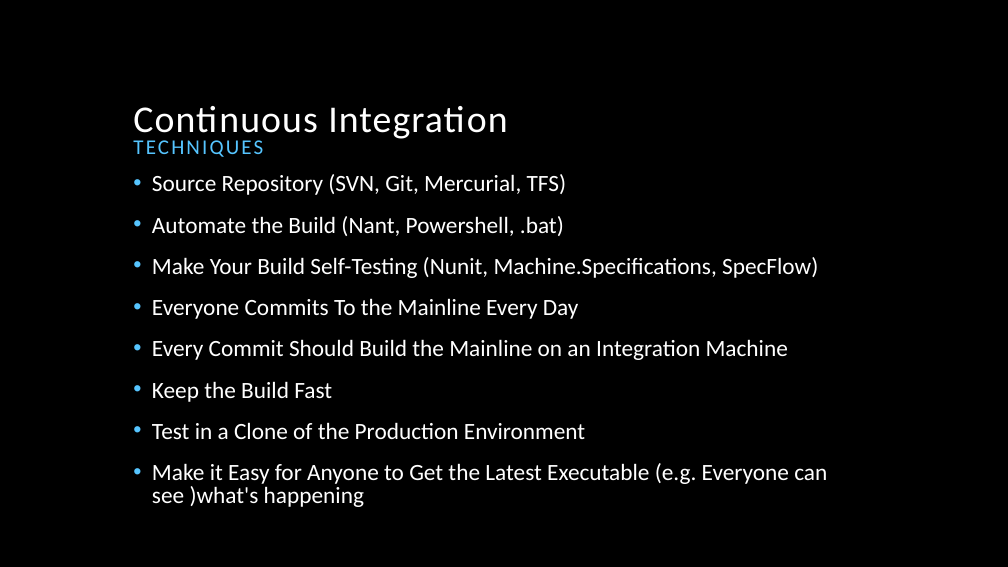
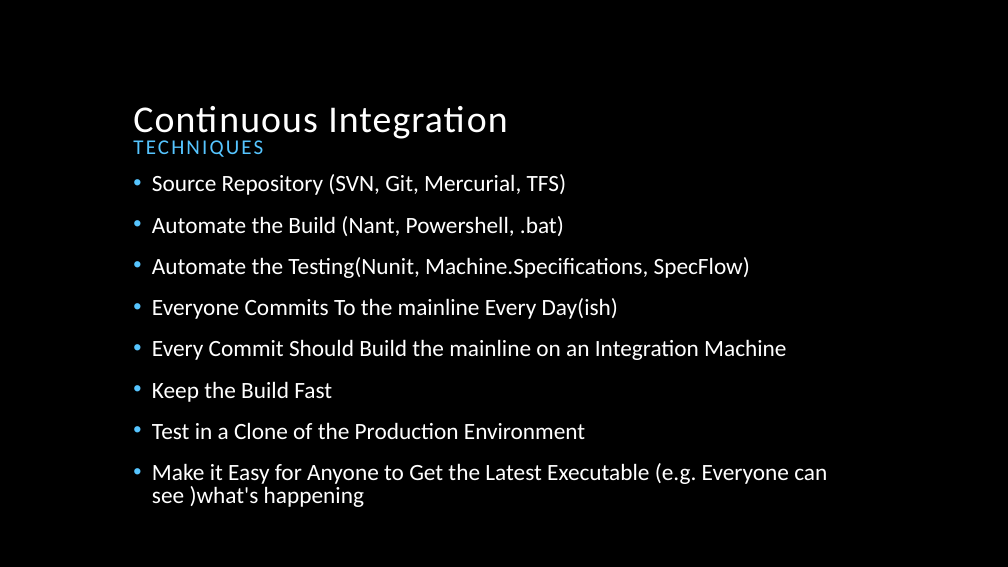
Before and after one commit to JasonvanBrackel/IntroToCiWithJenkins, a slide deck: slide 7 of docs/Introduction to Continuous Integration and Deployment with Jenkins.pptx. Drawn at 1008x567 pixels with LibreOffice and Linux fonts; fonts in the diff are those of the drawing; background and template pictures are left out. Boxes give left, top, right and bottom in pixels: in the first picture for what was removed or moved away, otherwise in the second. Text is boxed around its words. In the diff, an @@ line names an element or a change of style, - is before the commit and + after.

```diff
--- a/docs/Introduction to Continuous Integration and Deployment with Jenkins.pptx
+++ b/docs/Introduction to Continuous Integration and Deployment with Jenkins.pptx
@@ text at [152,257,786,360]: text changed @@
-• Make Your Build Self-Testing (Nunit, Machine.Specifications, SpecFlow)
-• Everyone Commits To the Mainline Every Day
-• Every Commit Should Build the Mainline on an Integration Machine
+• Automate the Testing(Nunit, Machine.Specifications, SpecFlow)
+• Everyone Commits To the mainline Every Day(ish)
+• Every Commit Should Build the mainline on an Integration Machine
```
Also in this commit, not shown: 2 other slides changed, 1 slide added, 1 other file.
